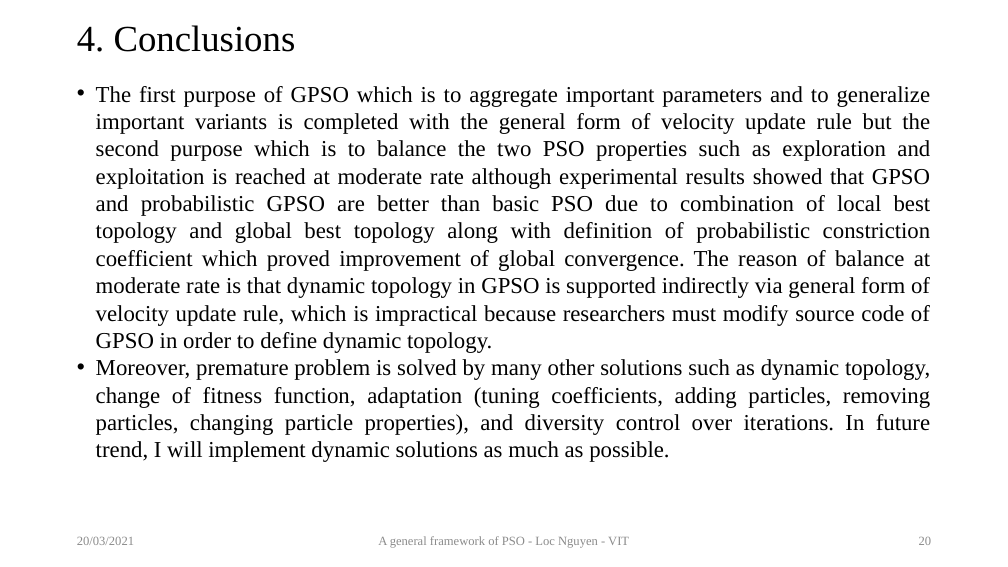
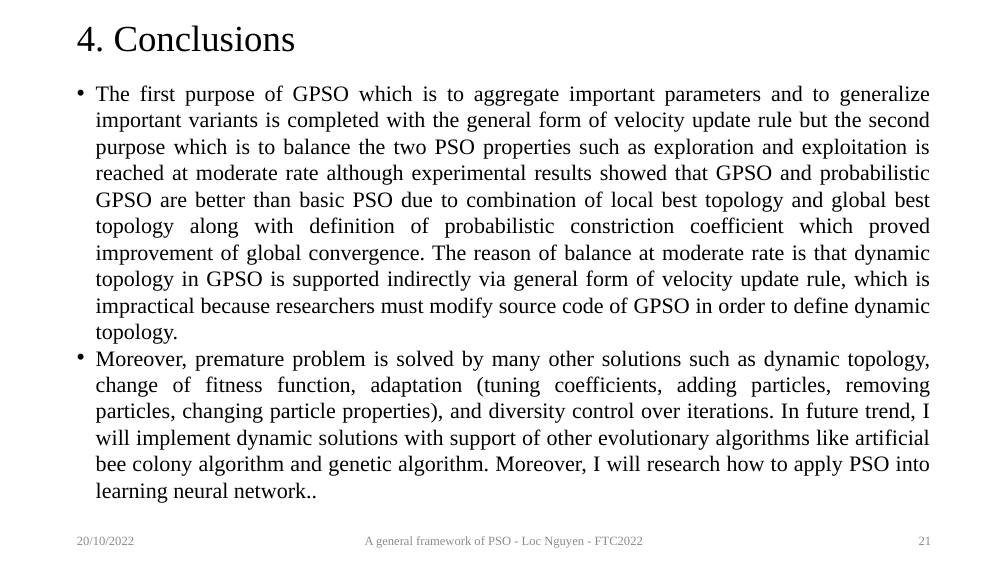
Before and after one commit to ngphloc/ai, a slide deck: slide 21 of 2_design/pso/GeneralPSO.pptx (slide 20 before the commit). Drawn at 1008x567 pixels with LibreOffice and Linux fonts; fonts in the diff are those of the drawing. Boxes give left, top, right and bottom in pixels: in the first picture for what was removed or moved away, otherwise in the second. Text is boxed around its words. In the diff, an @@ line names an element or a change of style, - is before the commit and + after.

```diff
--- a/2_design/pso/GeneralPSO.pptx
+++ b/2_design/pso/GeneralPSO.pptx
@@ text at [96, 85, 930, 344]: size 21.7 to 21 pt in "The first purpose of GPSO which is ..." @@
@@ text at [96, 350, 930, 503]: text changed; size 21.7 to 21 pt @@
-• Moreover, premature problem is solved by many other solutions such as dynamic topology, change of fitness function, adaptation (tuning coefficients, adding particles, removing particles, changing particle properties), and diversity control over iterations. In future trend, I will implement dynamic solutions as much as possible.
+• Moreover, premature problem is solved by many other solutions such as dynamic topology, change of fitness function, adaptation (tuning coefficients, adding particles, removing particles, changing particle properties), and diversity control over iterations. In future trend, I will implement dynamic solutions with support of other evolutionary algorithms like artificial bee colony algorithm and genetic algorithm. Moreover, I will research how to apply PSO into learning neural network..
@@ text at [77, 537, 134, 545]: text changed @@
-20/03/2021
+20/10/2022
@@ text at [365, 536, 643, 548]: text changed @@
-A general framework of PSO - Loc Nguyen - VIT
+A general framework of PSO - Loc Nguyen - FTC2022
@@ page number at [919, 537, 932, 545]: text changed @@
-20
+21
```
Also in this commit, not shown: 21 other slides changed, 1 slide added, 17 other files.
